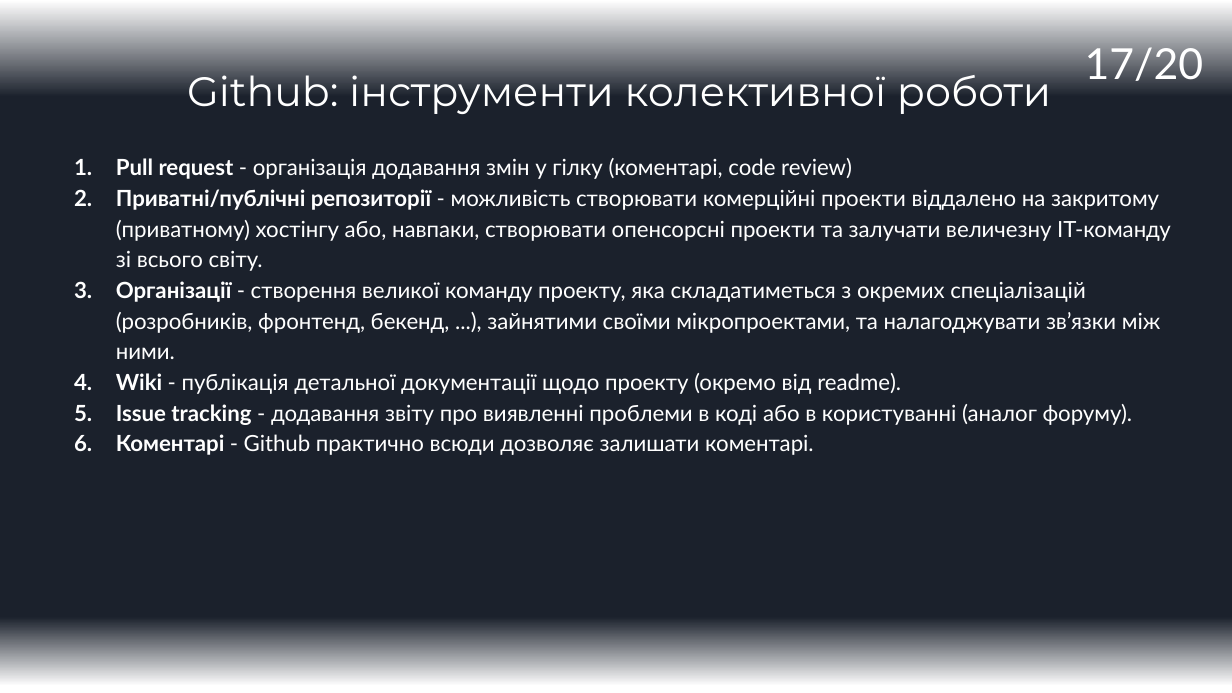
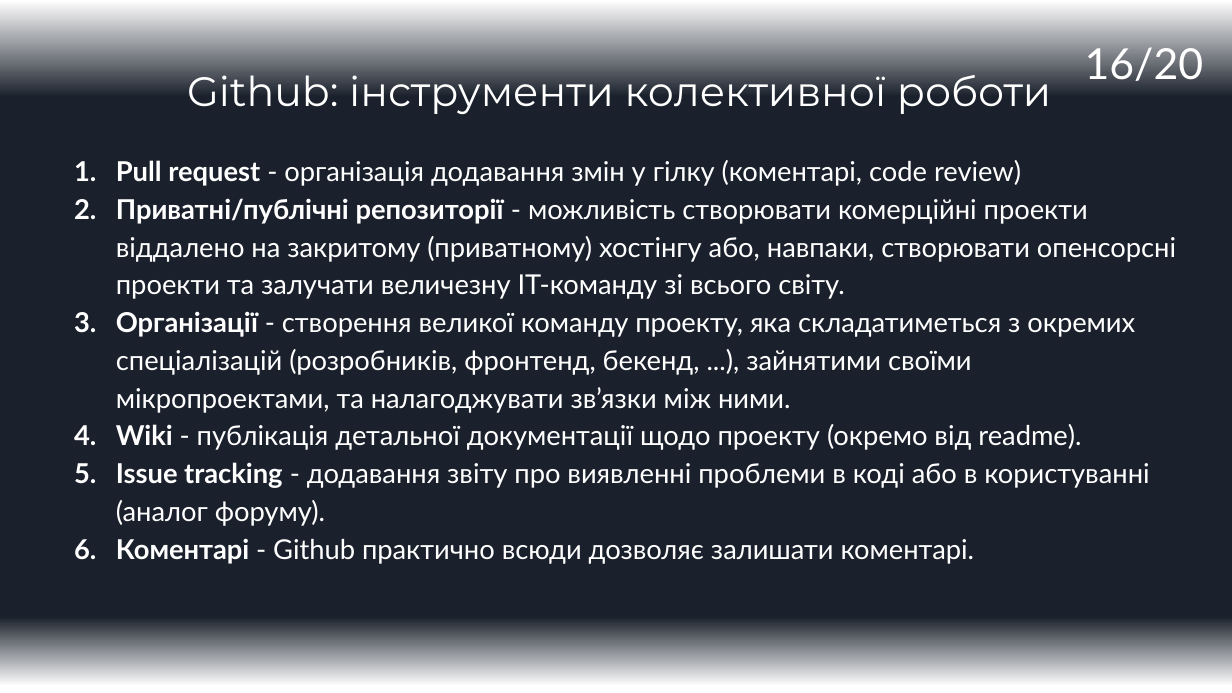
Before and after one commit to ValueOverStatic/IT-carrer-Seminars, a slide deck: slide 16 of Seminar1_Github_v02.pptx (slide 17 before the commit). Drawn at 1232x693 pixels with LibreOffice and Linux fonts; fonts in the diff are those of the drawing. Boxes give left, top, right and bottom in pixels: in the first picture for what was removed or moved away, otherwise in the second. Text is boxed around its words. In the diff, an @@ line names an element or a change of style, - is before the commit and + after.

```diff
--- a/Seminar1_Github_v02.pptx
+++ b/Seminar1_Github_v02.pptx
@@ page number at bbox=[1085, 47, 1203, 87]: text changed @@
-17/20
+16/20
@@ text "Pull request - організація додавання ..." at bbox=[116, 160, 1176, 564]: size 13 to 16 pt @@
```
Also in this commit, not shown: 4 other slides changed, 1 slide removed.
